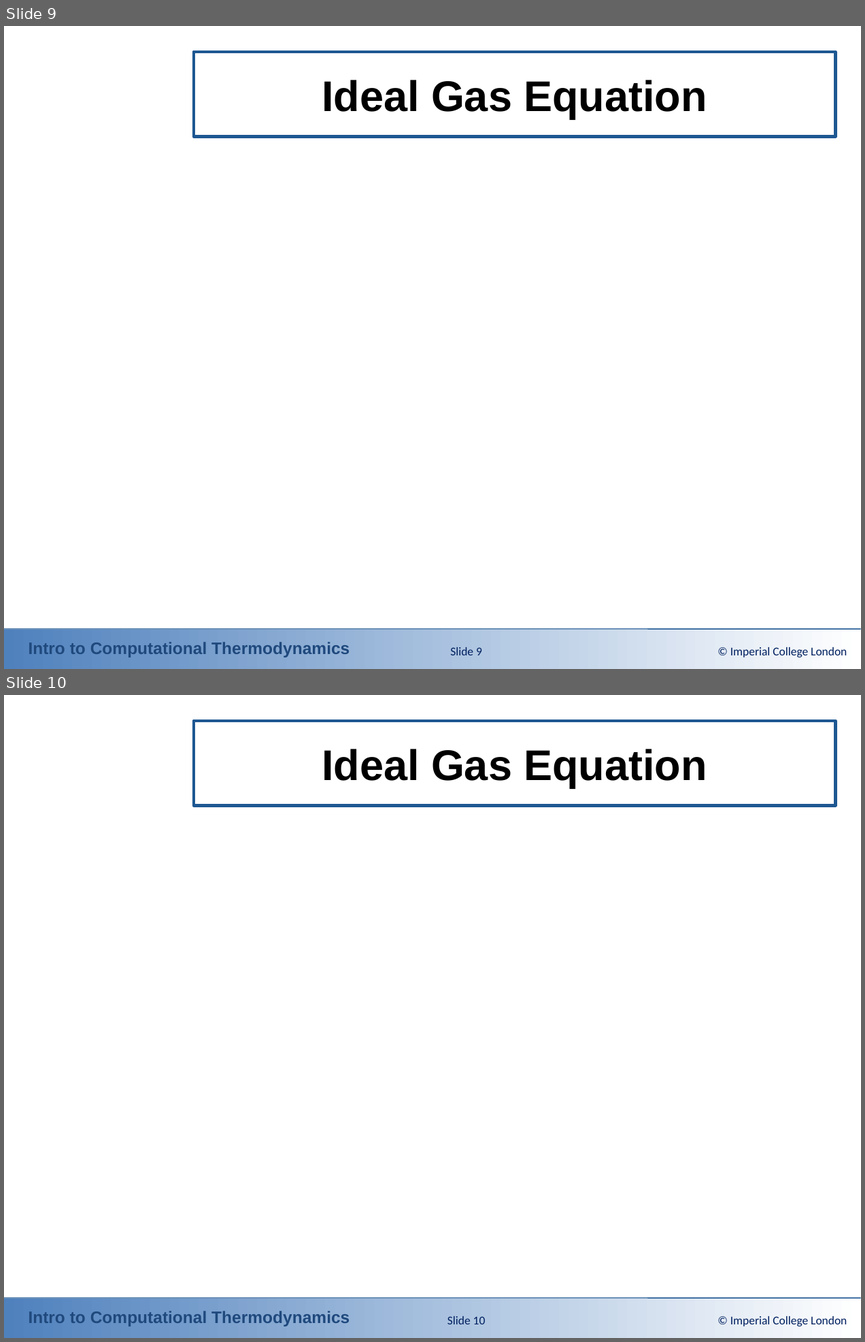
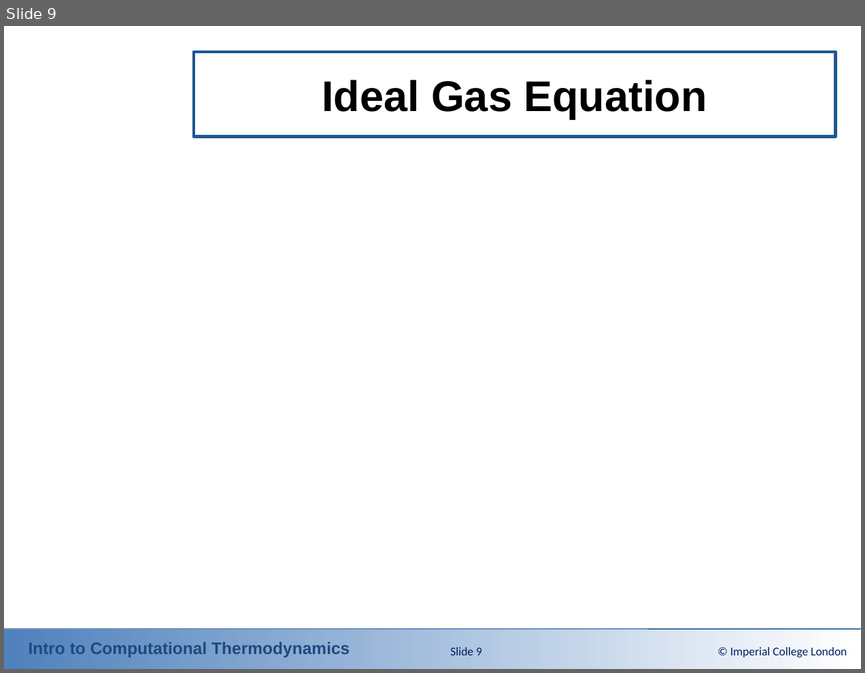
Before and after one commit to ClapeyronThermo/introduction-to-computational-thermodynamics, a slide deck: Part 2 - Equations of State/Powerpoint Slides/2-1 Ideal Gas.pptx. Shown one above the other, each under a label of ours: slides 9 and 10 before the commit, slide 9 after it. The pictures are 865x1342 and 865x673 pixels, drawn with LibreOffice and Linux fonts; fonts in the diff are those of the drawing; grey boxes stand for pictures; background and template pictures are left out. Boxes give left, top, right and bottom in pixels: in the first picture for what was removed or moved away, otherwise in the second. Text is boxed around its words. In the diff, an @@ line names an element or a change of style, - is before the commit and + after.

```diff
--- a/Part 2 - Equations of State/Powerpoint Slides/2-1 Ideal Gas.pptx
+++ b/Part 2 - Equations of State/Powerpoint Slides/2-1 Ideal Gas.pptx
@@ slide 10 removed at [4, 695, 861, 1338], background #FFFFFF; not listed: 3 template elements that a slide beside it also shows @@
@@ title removed at [193, 721, 835, 806] @@
-Ideal Gas Equation
@@ page number removed at [447, 1316, 485, 1324] @@
-Slide 10
@@ text removed at [730, 1316, 847, 1326] @@
-© Imperial College London
```
Also in this commit, not shown: 4 other files.
